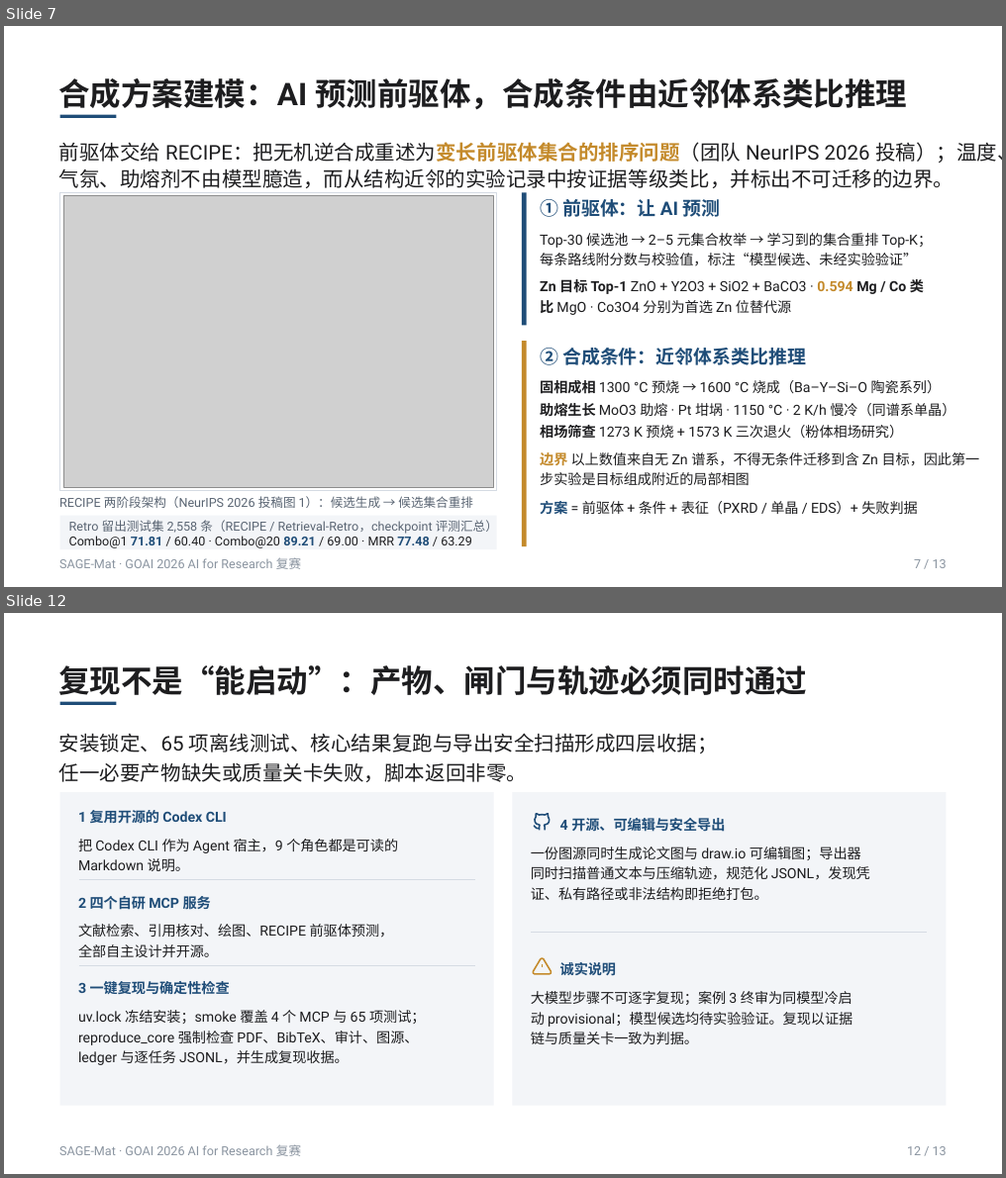
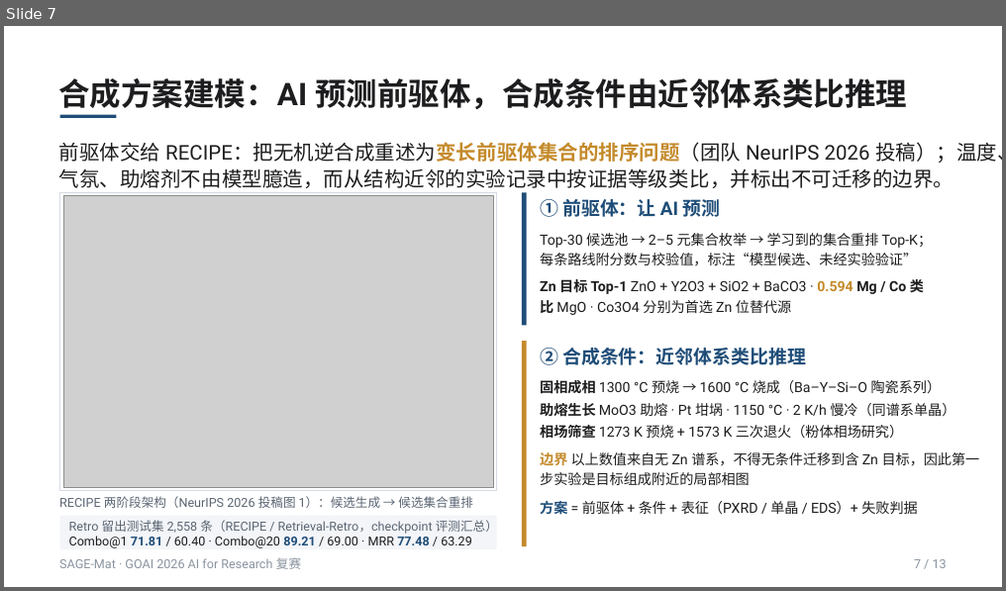
Before and after one commit to asimfish/goai_research, a slide deck: submission/方案说明PPT/SAGE-Mat_复赛方案说明.pptx. Shown one above the other, each under a label of ours: slides 7 and 12 before the commit, slide 7 after it; the slides between them are not shown. The pictures are 1006x1178 and 1006x591 pixels, drawn with LibreOffice and Linux fonts; fonts in the diff are those of the drawing; grey boxes stand for pictures. Boxes give left, top, right and bottom in pixels: in the first picture for what was removed or moved away, otherwise in the second. Text is boxed around its words. In the diff, an @@ line names an element or a change of style, - is before the commit and + after.

```diff
--- a/submission/方案说明PPT/SAGE-Mat_复赛方案说明.pptx
+++ b/submission/方案说明PPT/SAGE-Mat_复赛方案说明.pptx
@@ slide 12 removed at [4,613,1002,1174], background #FFFFFF @@
@@ text removed at [58,665,807,695] @@
-复现不是“能启动”：产物、闸门与轨迹必须同时通过
@@ rectangle removed at [60,702,116,705] @@
@@ text removed at [59,733,718,782] @@
-安装锁定、65 项离线测试、核心结果复跑与导出安全扫描形成四层收据；任一必要产物缺失或质量关卡失败，脚本返回非零。
@@ group removed at [512,792,945,1106]: 5 freeform shapes, 4 texts, 1 rectangle @@
-4 开源、可编辑与安全导出
-一份图源同时生成论文图与 draw.io 可编辑图；导出器同时扫描普通文本与压缩轨迹，规范化 JSONL，发现凭证、私有路径或非法结构即拒绝打包。
-诚实说明
-大模型步骤不可逐字复现；案例 3 终审为同模型冷启动 provisional；模型候选均待实验验证。复现以证据链与质量关卡一致为判据。
@@ group removed at [60,792,494,1106]: 6 texts, 2 freeform shapes, 1 rectangle @@
-1 复用开源的 Codex CLI
-把 Codex CLI 作为 Agent 宿主，9 个角色都是可读的Markdown 说明。
-2 四个自研 MCP 服务
-文献检索、引用核对、绘图、RECIPE 前驱体预测，全部自主设计并开源。
-3 一键复现与确定性检查
-uv.lock 冻结安装；smoke 覆盖 4 个 MCP 与 65 项测试；reproduce_core 强制检查 PDF、BibTeX、审计、图源、ledger 与逐任务 JSONL，并生成复现收据。
@@ text removed at [59,1146,301,1157] @@
-SAGE-Mat · GOAI 2026 AI for Research 复赛
@@ text removed at [907,1147,946,1156] @@
-12 / 13
```
Also in this commit, not shown: 5 slides changed, 3 slides added, 2 other slides removed, 22 other files.
